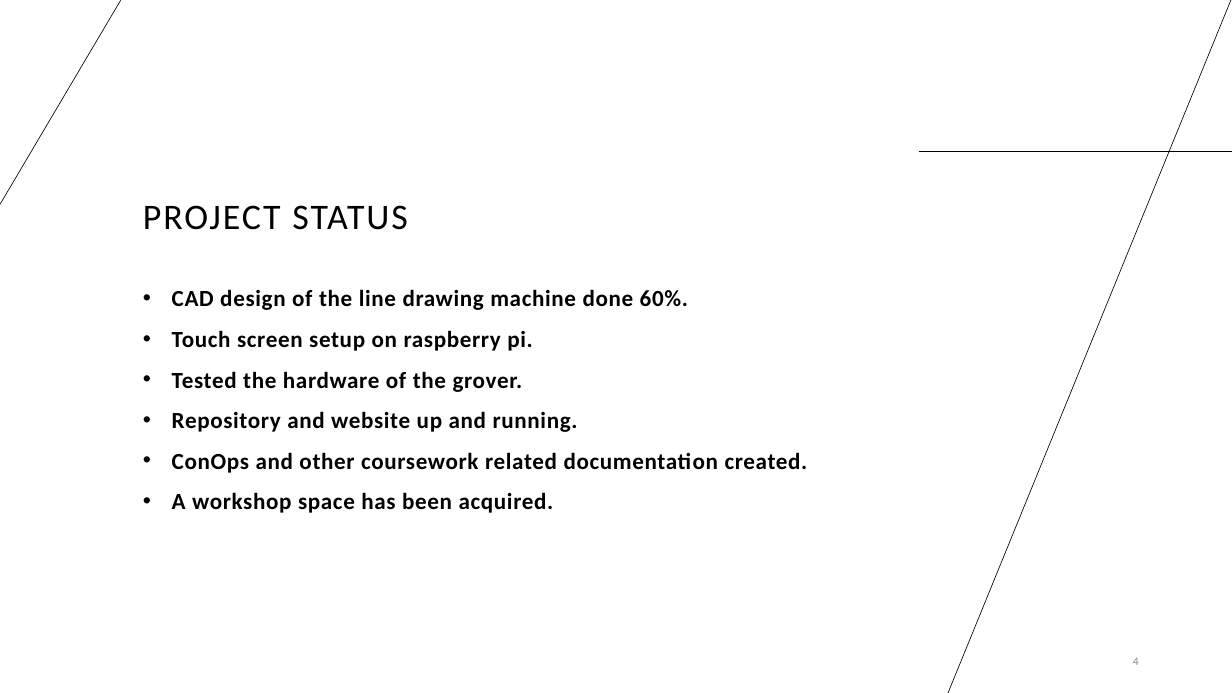
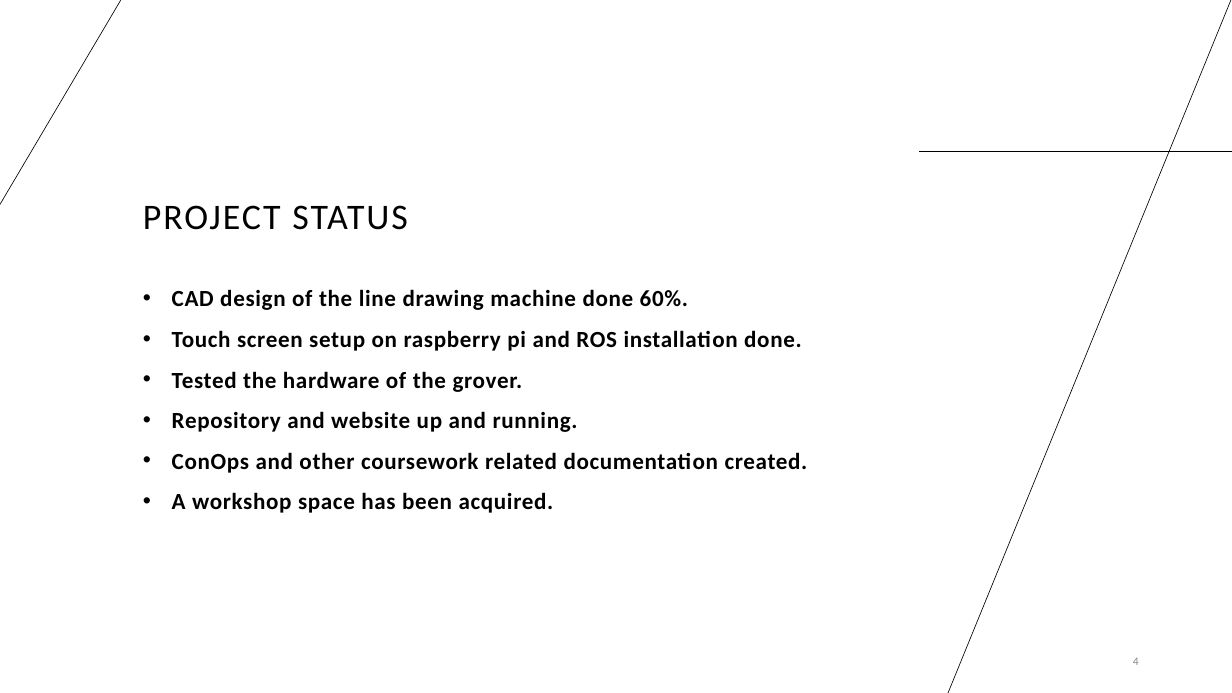
Before and after one commit to meh-maw/project-grover, a slide deck: slide 4 of audit_presentation/TEAM_GROVER_AUDIT_WK1.pptx. Drawn at 1232x693 pixels with LibreOffice and Linux fonts; fonts in the diff are those of the drawing. Boxes give left, top, right and bottom in pixels: in the first picture for what was removed or moved away, otherwise in the second. Text is boxed around its words. In the diff, an @@ line names an element or a change of style, - is before the commit and + after.

Commit message:
"update to the ppt done"

```diff
--- a/audit_presentation/TEAM_GROVER_AUDIT_WK1.pptx
+++ b/audit_presentation/TEAM_GROVER_AUDIT_WK1.pptx
@@ text at bbox=[172, 330, 802, 351]: text changed @@
-• Touch screen setup on raspberry pi.
+• Touch screen setup on raspberry pi and ROS installation done.
```
